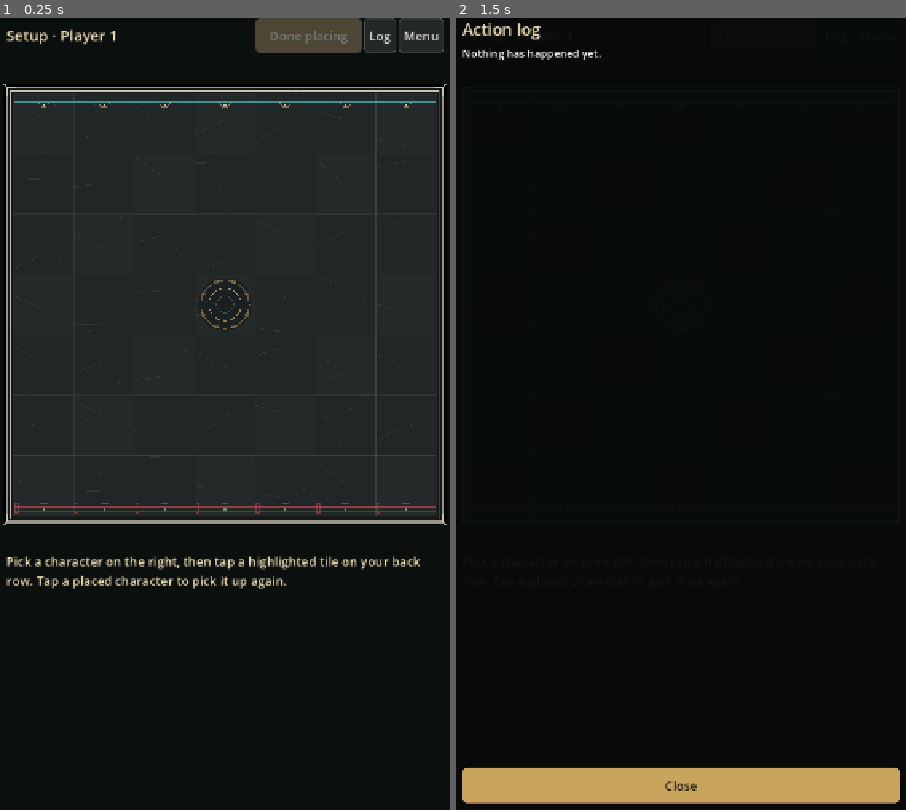
Above: before the commit, frames 1-2 (left to right).
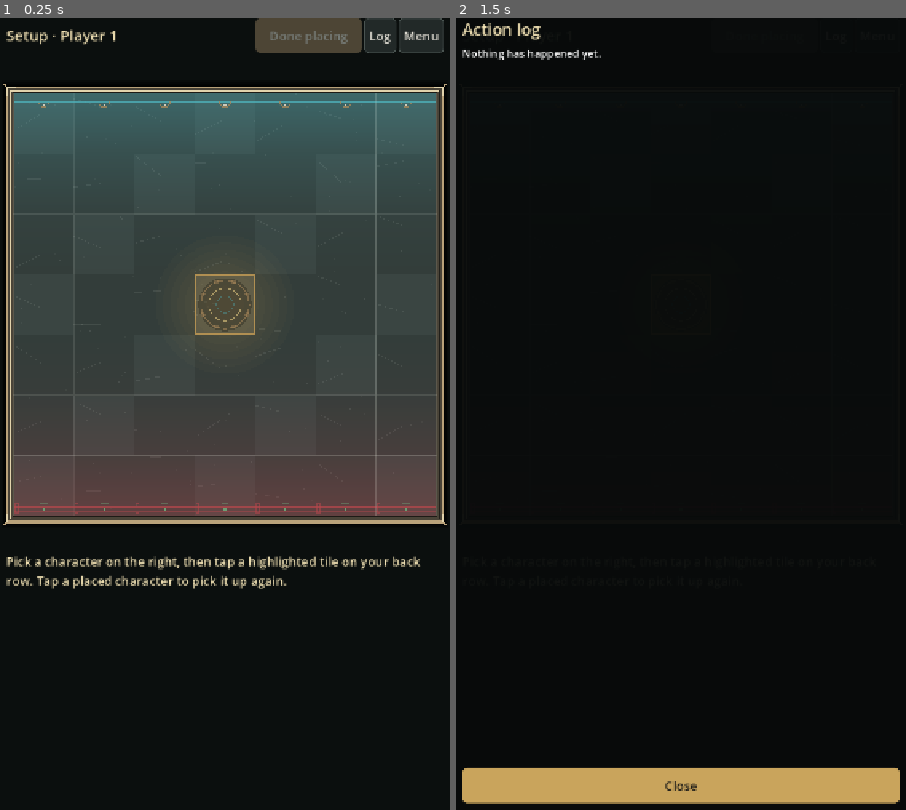
Above: after the commit, the same moments.

Repository: davisd17/Mythcards
Game: Godot game, scene res://scenes/game.tscn
Two runs of this game, one before a commit and one after it. Both use one fixed random seed, a clock stepped at 60 frames per second and the inputs below.
Inputs:
- Up to frame 1 (0.25 s): no input
- Up to frame 2 (1.5 s): click "Log" at 0.5 s; click "Log" at 1.25 s

The runs differ from the first frame. In frame 1, 44% of the frame differs, in the area x 0-100%, y 8-65%; in frame 2, less than 0.1%.
Error in both runs: Out of bounds get index '0' (on base: 'Array[String]') (res://scripts/ui/game_screen.gd:526)

Commit message:
Board contrast pass: brighter stone, territory washes, center glow, selected tile
Playtest feedback was that Phase 1 changed little visually. The board now
sits clearly above the page, each faction's three home rows carry a fading
color wash, the center glows, and the selected piece's tile is gold.

Co-Authored-By: Claude Opus 5.5 <noreply@anthropic.com>

Diff:
--- a/game/scripts/ui/game_board_view.gd
+++ b/game/scripts/ui/game_board_view.gd
@@ -11,15 +11,21 @@
 
 # --- Material -------------------------------------------------------------------------
 const BACKGROUND := Color("#0b0f0e")
-const STONE_A := Color("#232a29")
-const STONE_B := Color("#202726")
-const SEAM := Color(0.85, 0.88, 0.84, 0.07)
+# Contrast pass (LLD-board-visual-phase1.md 12): the stone sits clearly above the page.
+const STONE_A := Color("#3a4542")
+const STONE_B := Color("#333d3a")
+const SEAM := Color(0.85, 0.88, 0.84, 0.10)
 const SPECK := Color(0.9, 0.92, 0.88, 1.0)
-const GRID := Color(0.85, 0.88, 0.84, 0.07)
+const GRID := Color(0.85, 0.88, 0.84, 0.13)
 const FRAME_SHADOW := Color(0.0, 0.0, 0.0, 0.85)
-const FRAME_EDGE := Color("#9a958a")
-const FRAME_BEVEL_LIGHT := Color("#c9c3b4")
-const FRAME_BEVEL_DARK := Color("#3a3d3a")
+const FRAME_BAND := Color("#4a4438")
+const FRAME_EDGE := Color("#b9a27a")
+const FRAME_BEVEL_LIGHT := Color("#e2d3ac")
+const FRAME_BEVEL_DARK := Color("#211f1a")
+const CENTER_GLOW := Color("#f2b85a")
+# Territory wash: strongest on a side's own back row, gone by the fourth row.
+const TERRITORY_ALPHA := 0.36
+const TERRITORY_DEPTH := 3.0
 const FROST := Color("#8fb3bd")
 const FROST_EDGE := Color("#e4f4f8")
 # --- Faction --------------------------------------------------------------------------
@@ -129,17 +135,32 @@
 			occupants[c.position] = c
 	var selected_id := controller.selected_id if controller.selected_id != "" else controller.placing_id
 
+	var center_rect := Rect2()
 	for y in BoardModel.BOARD_SIZE:
 		for x in BoardModel.BOARD_SIZE:
 			var pos := Vector2i(x, y)
 			var rect := tile_rect(pos)
 			var tile := board.get_tile(pos)
 			_draw_tile_material(pos, rect)
+			_draw_territory(pos, rect)
 			_draw_faction_inlay(pos, rect)
 			if tile.terrain_type == "frost":
 				_draw_frost(rect)
 			if tile.is_center:
-				_draw_center_aperture(rect)
+				center_rect = rect
+	# The center glow spills onto its neighbors, so it goes over the whole material pass.
+	if center_rect.size.x > 0:
+		_draw_center_glow(center_rect)
+		_draw_center_aperture(center_rect)
+	for c in occupants.values():
+		if selected_id != "" and (c.instance_id == selected_id or c.mounted_with_id == selected_id):
+			_draw_selected_tile(tile_rect(c.position))
+			break
+
+	for y in BoardModel.BOARD_SIZE:
+		for x in BoardModel.BOARD_SIZE:
+			var pos := Vector2i(x, y)
+			var rect := tile_rect(pos)
 			var obj := board.get_placed_object(pos)
 			if obj != null:
 				_draw_object(font, rect, obj)
@@ -173,9 +194,12 @@
 
 
 func _draw_board_frame(board_rect: Rect2) -> void:
-	draw_rect(board_rect.grow(16.0), FRAME_SHADOW)
-	draw_rect(board_rect.grow(10.0), Color("#151918"))
+	# A soft drop shadow, then a bronze band that separates the board from the page.
+	for i in 4:
+		draw_rect(board_rect.grow(20.0 - 2.0 * i), Color(FRAME_SHADOW, 0.18 + 0.12 * i))
+	draw_rect(board_rect.grow(10.0), FRAME_BAND)
 	draw_rect(board_rect.grow(10.0), FRAME_EDGE, false, 3.0)
+	draw_rect(board_rect.grow(1.5), Color(0, 0, 0, 0.6), false, 2.0)
 	var bevel := board_rect.grow(5.0)
 	draw_line(bevel.position, Vector2(bevel.end.x, bevel.position.y), FRAME_BEVEL_LIGHT, 2.0)
 	draw_line(bevel.position, Vector2(bevel.position.x, bevel.end.y), FRAME_BEVEL_LIGHT, 2.0)
@@ -215,7 +239,35 @@
 	return (noise * 1103515245 + 12345) & 0x7fffffff
 
 
-# Faction territory inlaid into each back row: channels and inlays, never solid fills.
+# Each side's territory as a colored wash that fades toward the middle of the board:
+# a vertical gradient per tile, continuous across rows (Player 1 is at the bottom).
+func _draw_territory(pos: Vector2i, rect: Rect2) -> void:
+	var depth_p1 := float(pos.y - BoardModel.PLAYER_A_EDGE_ROW)
+	var depth_p2 := float(BoardModel.PLAYER_B_EDGE_ROW - pos.y)
+	var color: Color
+	var near_edge: float   # tiles from the owner's outer edge to this tile's outer side
+	if depth_p1 < TERRITORY_DEPTH:
+		color = CITY_RED
+		near_edge = depth_p1
+	elif depth_p2 < TERRITORY_DEPTH:
+		color = FLOOD_CYAN
+		near_edge = depth_p2
+	else:
+		return
+	var outer := Color(color, territory_alpha(near_edge))
+	var inner := Color(color, territory_alpha(near_edge + 1.0))
+	var top := inner if color == CITY_RED else outer
+	var bottom := outer if color == CITY_RED else inner
+	draw_polygon(PackedVector2Array([rect.position, Vector2(rect.end.x, rect.position.y), rect.end,
+			Vector2(rect.position.x, rect.end.y)]), PackedColorArray([top, top, bottom, bottom]))
+
+
+static func territory_alpha(tiles_from_edge: float) -> float:
+	var t := clampf(1.0 - tiles_from_edge / TERRITORY_DEPTH, 0.0, 1.0)
+	return TERRITORY_ALPHA * t * t
+
+
+# Faction territory inlaid into each back row: channels and inlays over the wash.
 func _draw_faction_inlay(pos: Vector2i, rect: Rect2) -> void:
 	var px := rect.size.x
 	if pos.y == BoardModel.PLAYER_A_EDGE_ROW:
@@ -235,6 +287,24 @@
 		draw_line(Vector2(rect.position.x, y2), Vector2(rect.end.x, y2), Color(FLOOD_CYAN, 0.4), 1.0)
 		draw_arc(rect.position + Vector2(px * 0.5, px * 0.14), px * 0.09, 0.0, PI, 10, Color(FLOOD_BRONZE, 0.8), 1.5)
 		draw_circle(rect.position + Vector2(px * 0.5, px * 0.19), px * 0.018, Color(FLOOD_IVORY, 0.85))
+
+
+# A warm light pooling out of the convergence: it reaches the neighboring tiles so the
+# objective reads from across the board, and breathes with the pulse.
+func _draw_center_glow(rect: Rect2) -> void:
+	var px := rect.size.x
+	var c := rect.get_center()
+	var p := pulse(_time)
+	draw_rect(rect, Color(CENTER_GLOW, 0.10 + 0.04 * p))
+	for i in 8:
+		draw_circle(c, px * (1.15 - 0.12 * i), Color(CENTER_GLOW, 0.022 + 0.008 * p))
+	draw_rect(rect.grow(-1.0), Color(CENTER_GLOW, 0.55 + 0.2 * p), false, 2.0)
+
+
+# The selected piece's tile: a gold wash and edge, under its markers and figure.
+func _draw_selected_tile(rect: Rect2) -> void:
+	draw_rect(rect, Color(SELECTED, 0.20))
+	draw_rect(rect.grow(-1.5), Color(SELECTED, 0.85), false, 3.0)
 
 
 func _draw_frost(rect: Rect2) -> void:
--- a/game/tests/unit/test_board_visuals.gd
+++ b/game/tests/unit/test_board_visuals.gd
@@ -113,3 +113,9 @@
 	await wait_process_frames(4)
 	assert_eq(screen.controller.selected_id, orlov.instance_id)
 	assert_false(screen.controller.highlights().move.is_empty())
+
+
+func test_territory_wash_fades_to_nothing_by_the_middle() -> void:
+	assert_almost_eq(GameBoardView.territory_alpha(0.0), GameBoardView.TERRITORY_ALPHA, 0.001)
+	assert_gt(GameBoardView.territory_alpha(1.0), GameBoardView.territory_alpha(2.0))
+	assert_eq(GameBoardView.territory_alpha(GameBoardView.TERRITORY_DEPTH), 0.0, "the middle row stays neutral")
Not shown, changed: LLD-board-visual-phase1.md
Not shown, added: docs/visual-polish-phase1/contrast-desktop-1280x720-attack.png
Not shown, added: docs/visual-polish-phase1/contrast-desktop-1280x720-selected.png
Not shown, added: docs/visual-polish-phase1/contrast-mobile-405x720-attack.png
Not shown, added: docs/visual-polish-phase1/contrast-mobile-405x720-selected.png
Not shown, added: docs/visual-polish-phase1/contrast-small-360x640-attack.png
Not shown, added: docs/visual-polish-phase1/contrast-small-360x640-selected.png
